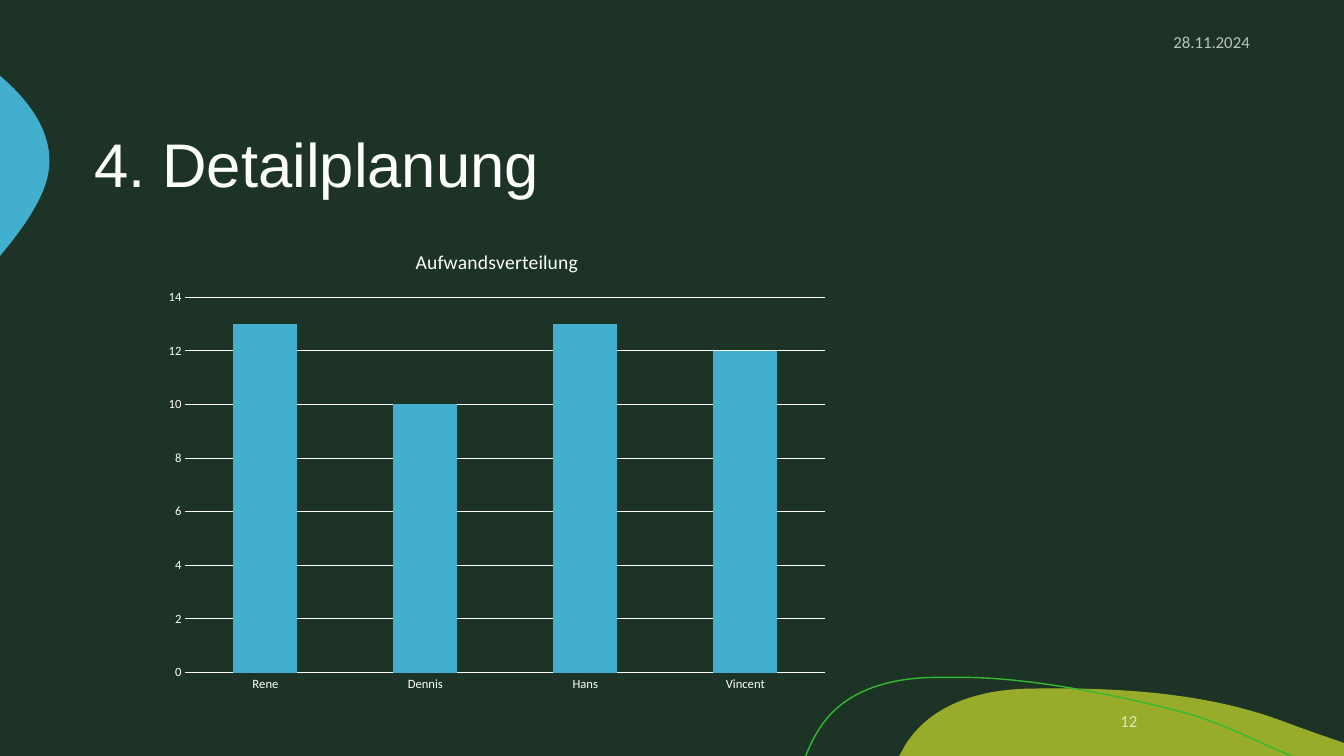
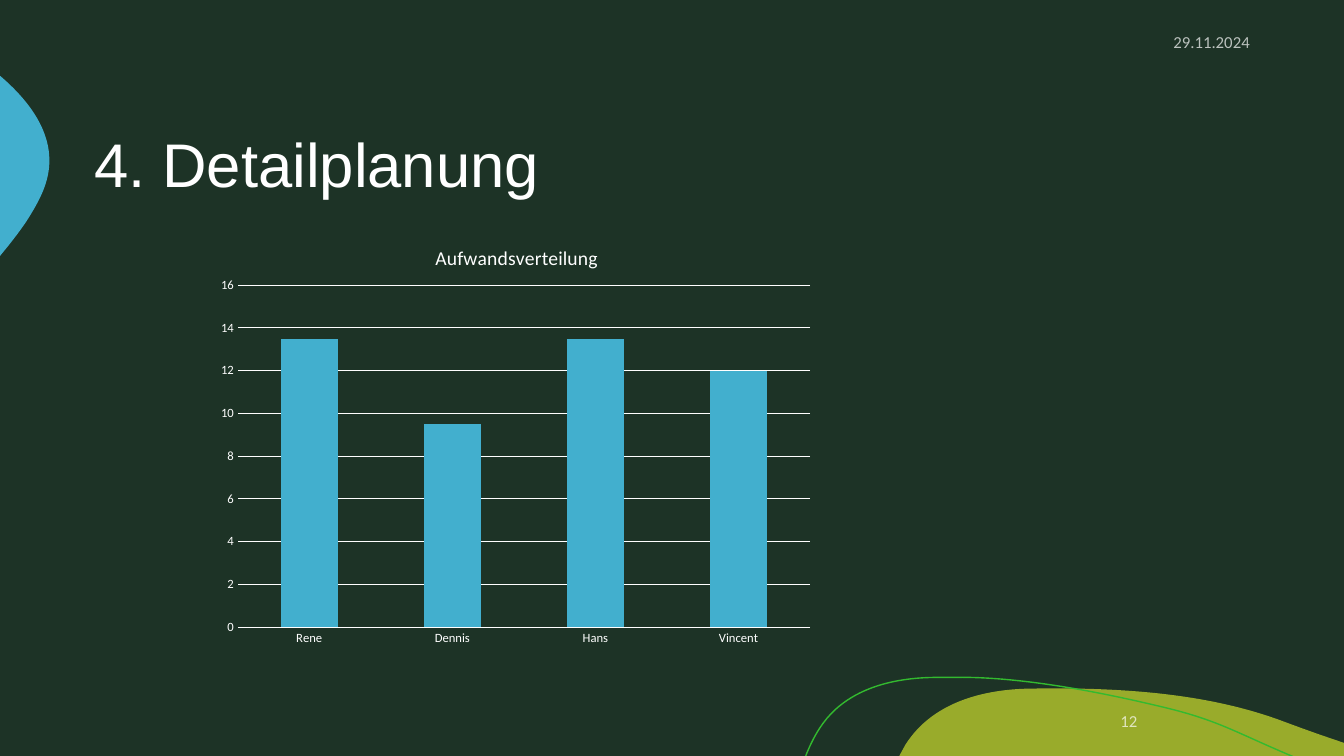
Before and after one commit to zIExpantion/ZumGelbenBach, a slide deck: slide 12 of Dokumente/Sprint-Backlog/Sprint-Backlog1.pptx. Drawn at 1344x756 pixels with LibreOffice and Linux fonts; fonts in the diff are those of the drawing; background and template pictures are left out. Boxes give left, top, right and bottom in pixels: in the first picture for what was removed or moved away, otherwise in the second. Text is boxed around its words. In the diff, an @@ line names an element or a change of style, - is before the commit and + after.

```diff
--- a/Dokumente/Sprint-Backlog/Sprint-Backlog1.pptx
+++ b/Dokumente/Sprint-Backlog/Sprint-Backlog1.pptx
@@ text at (1173,37,1249,48): text changed @@
-28.11.2024
+29.11.2024
@@ column stacked chart at (206,227,829,653) @@
@@ Series 1, Rene: 13 to 13.5 @@
@@ Series 1, Dennis: 10 to 9.5 @@
@@ Series 1, Hans: 13 to 13.5 @@
@@ plot area changed @@
@@ column stacked chart: place and size @@
-column stacked chart at (155,230,840,701)
+column stacked chart at (206,227,829,653)
```
Also in this commit, not shown: 16 other slides changed, 2 slides added, 2 other files.
